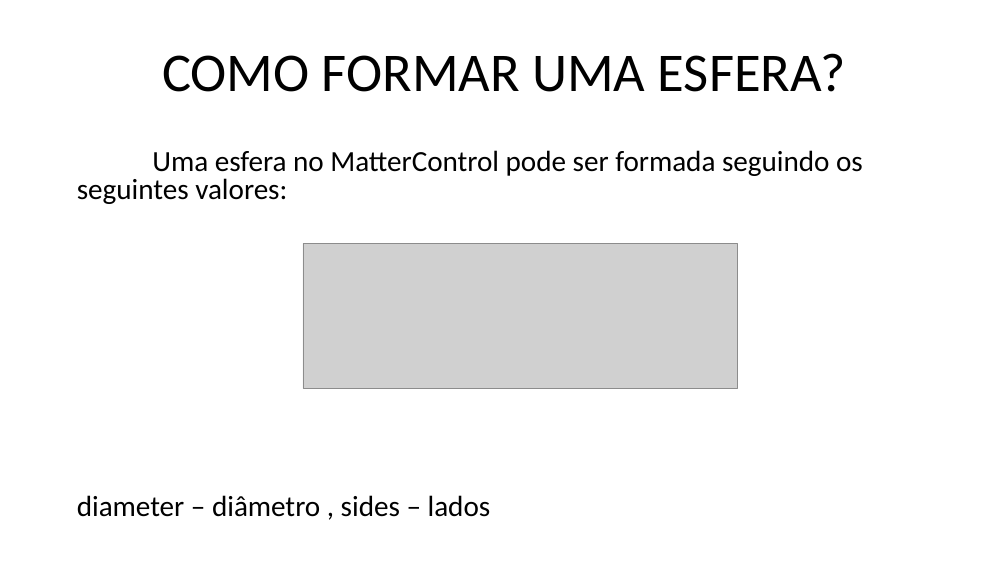
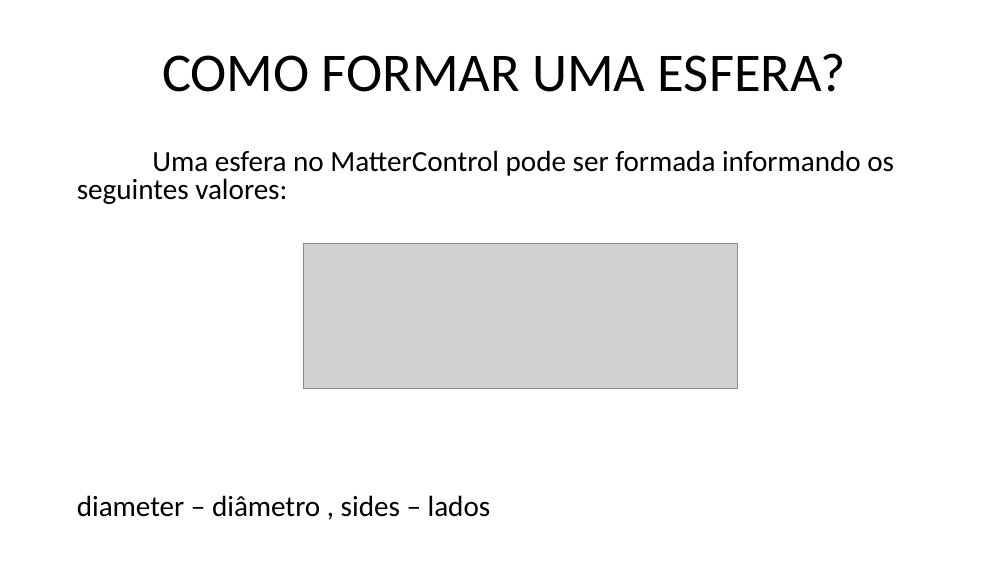
Before and after one commit to marcosdosea/ManualImpessora3D, a slide deck: slide 14 of Curso/Fundamentos de impressão 3D - Objetos.pptx (slide 16 before the commit). Drawn at 1008x567 pixels with LibreOffice and Linux fonts; fonts in the diff are those of the drawing; grey boxes stand for pictures. Boxes give left, top, right and bottom in pixels: in the first picture for what was removed or moved away, otherwise in the second. Text is boxed around its words. In the diff, an @@ line names an element or a change of style, - is before the commit and + after.

```diff
--- a/Curso/Fundamentos de impressão 3D - Objetos.pptx
+++ b/Curso/Fundamentos de impressão 3D - Objetos.pptx
@@ text at (77,150,894,204): text changed @@
-Uma esfera no MatterControl pode ser formada seguindo os seguintes valores:
+Uma esfera no MatterControl pode ser formada informando os seguintes valores:
```
Also in this commit, not shown: 4 other slides changed, 3 slides added, 2 slides removed, 2 other files.
